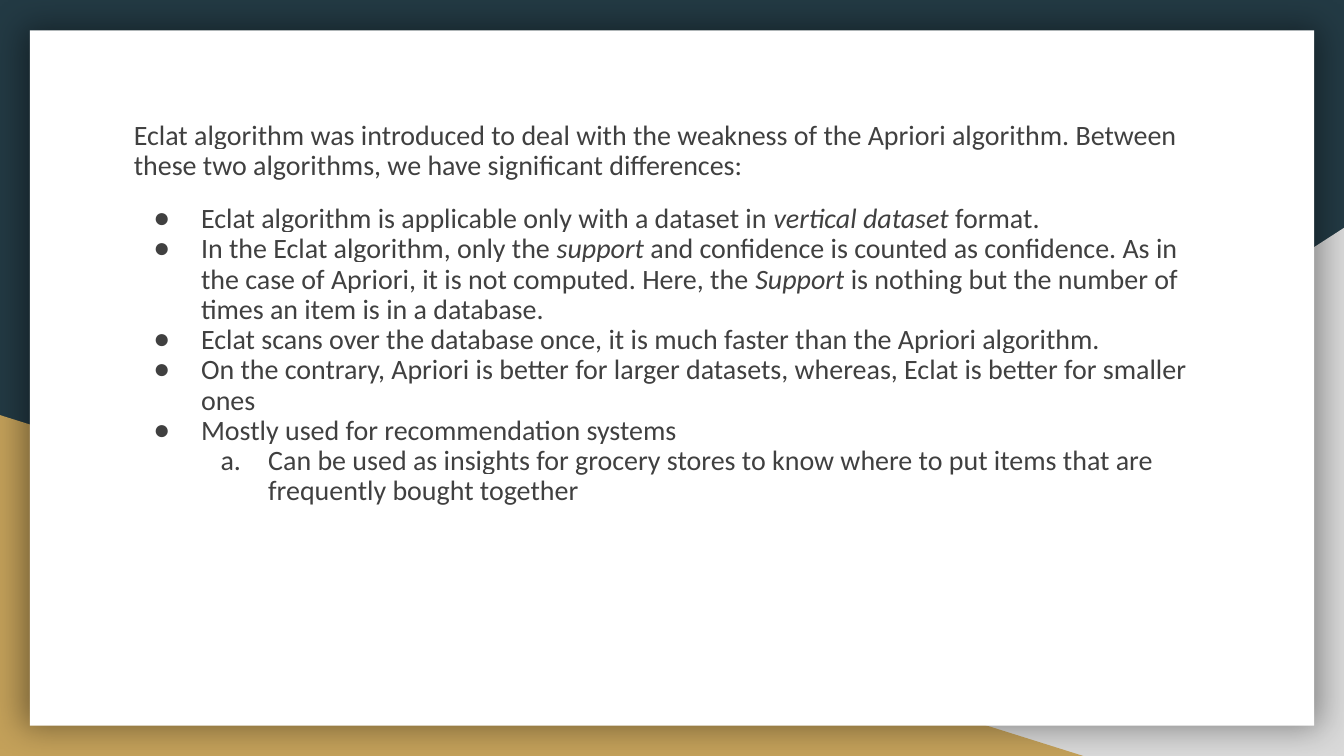
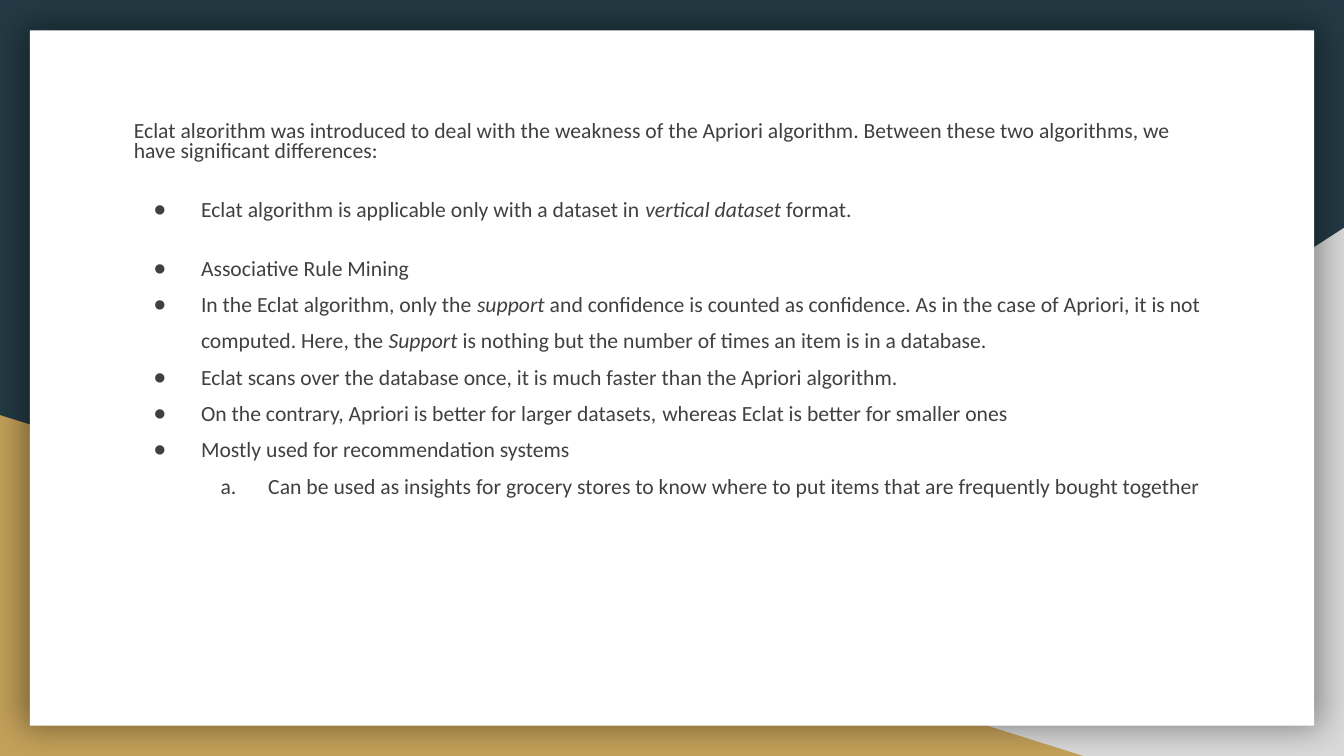
Before and after one commit to btully12/CS430-Class-Notebooks, a slide deck: slide 2 of GP_2_CS430/Eclat/ECLAT Algorithm-2.pptx. Drawn at 1344x756 pixels with LibreOffice and Linux fonts; fonts in the diff are those of the drawing. Boxes give left, top, right and bottom in pixels: in the first picture for what was removed or moved away, otherwise in the second. Text is boxed around its words. In the diff, an @@ line names an element or a change of style, - is before the commit and + after.

```diff
--- a/GP_2_CS430/Eclat/ECLAT Algorithm-2.pptx
+++ b/GP_2_CS430/Eclat/ECLAT Algorithm-2.pptx
@@ text at [134, 123, 1200, 498]: size 15 to 11.6 pt in "Eclat algorithm was introduced to deal with ...", "Eclat algorithm is applicable only with a ...", "In the Eclat algorithm, only the support ...", "Eclat scans over the database once, it ..." and 2 more places; line spacing 0.9 to 0.8; line spacing 0.9 to 1.4 @@
@@ text at [201, 261, 408, 280]: paragraph added @@
+● Associative Rule Mining
@@ text at [201, 406, 1007, 425]: text changed; size 15 to 11.6 pt @@
-● On the contrary, Apriori is better for larger datasets, whereas, Eclat is better for smaller ones
+● On the contrary, Apriori is better for larger datasets, whereas Eclat is better for smaller ones
```
Also in this commit, not shown: 1 other slide changed.
